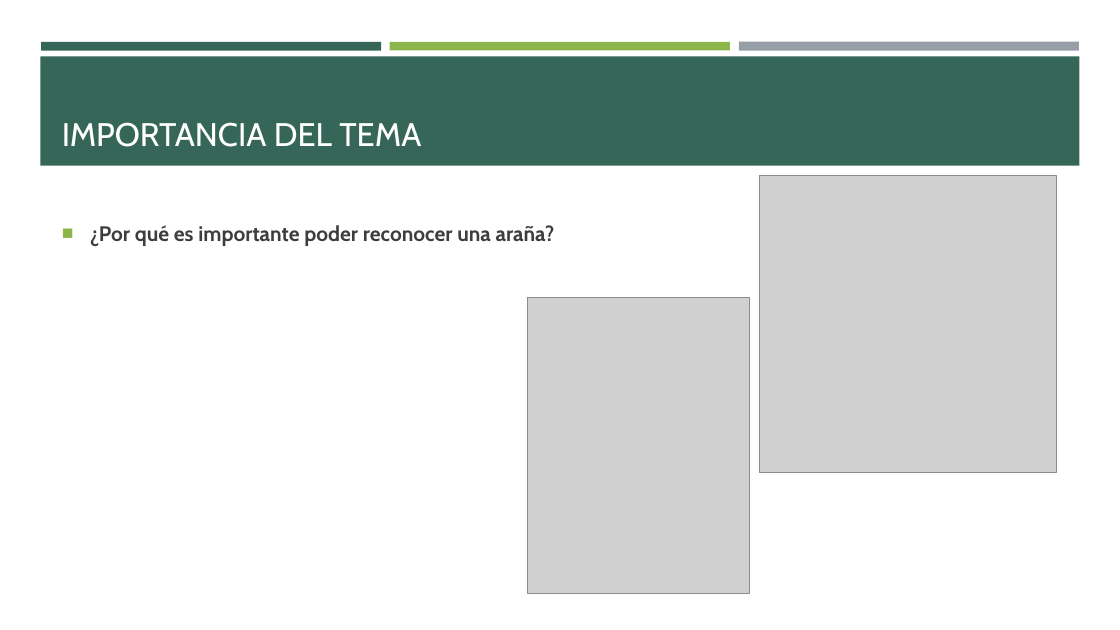
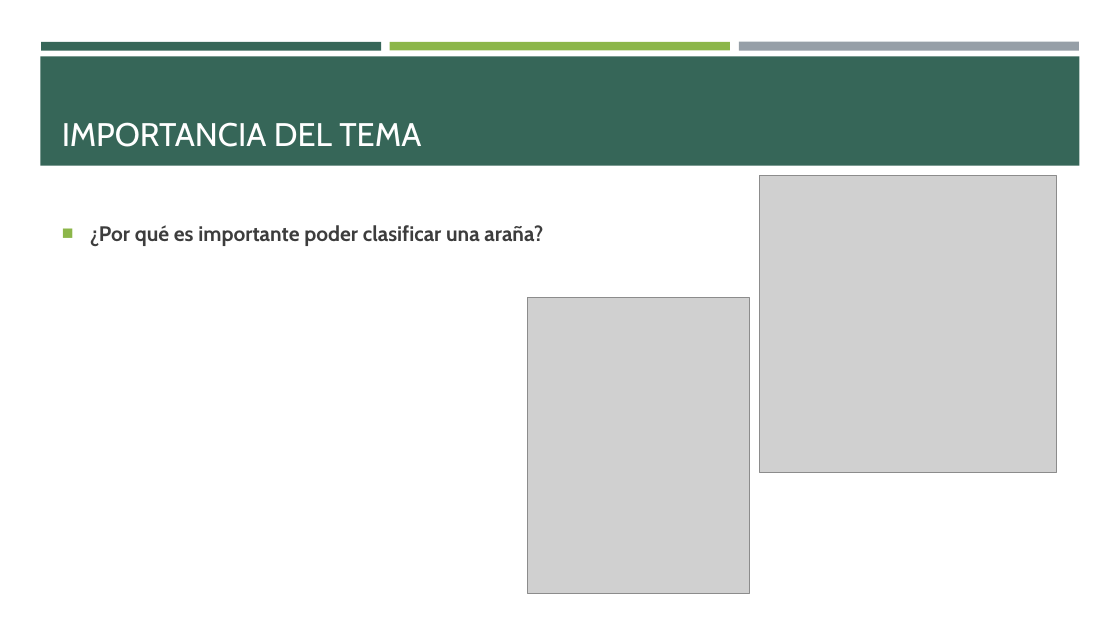
Before and after one commit to ErickaBermudez/spider-classification, a slide deck: slide 2 of docs/01 Project Presentation.pptx. Drawn at 1120x630 pixels with LibreOffice and Linux fonts; fonts in the diff are those of the drawing; grey boxes stand for pictures. Boxes give left, top, right and bottom in pixels: in the first picture for what was removed or moved away, otherwise in the second. Text is boxed around its words. In the diff, an @@ line names an element or a change of style, - is before the commit and + after.

```diff
--- a/docs/01 Project Presentation.pptx
+++ b/docs/01 Project Presentation.pptx
@@ text at [90,225,543,246]: text changed @@
-■ ¿Por qué es importante poder reconocer una araña?
+■ ¿Por qué es importante poder clasificar una araña?
```
Also in this commit, not shown: 3 other slides changed, 5 slides added, 1 slide removed.
